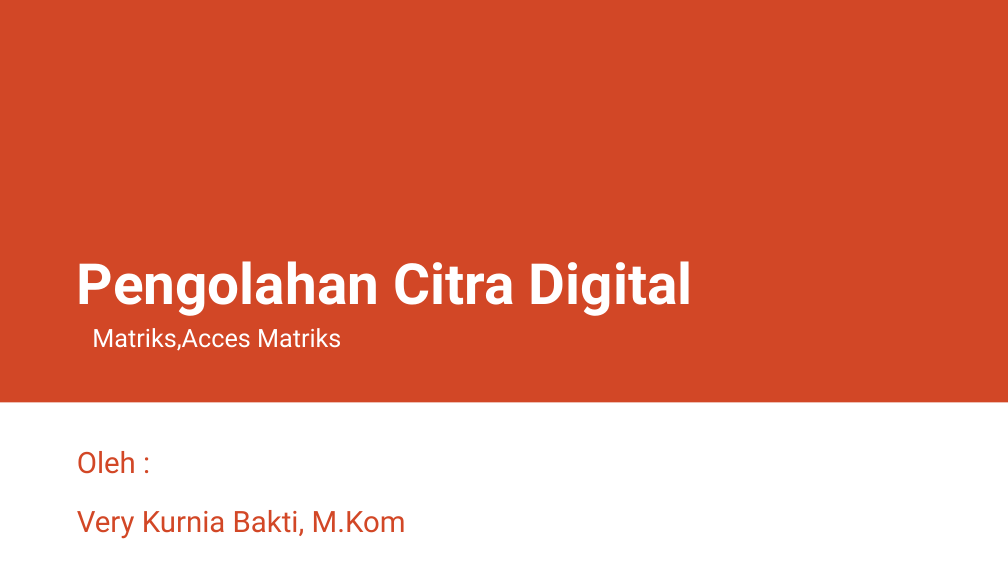
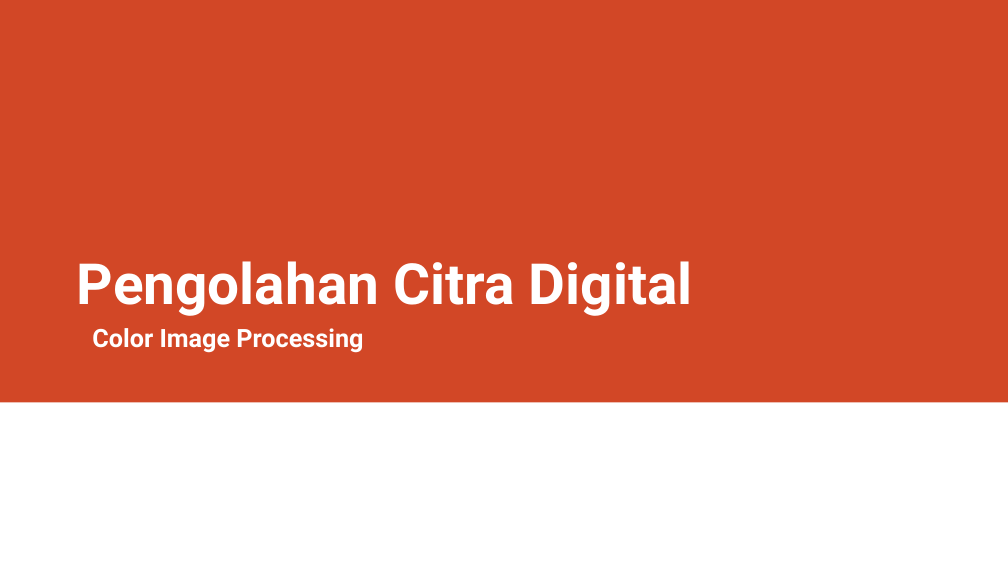
Before and after one commit to rizalarfani/Pengolahan-Citra-Digital-PCD-, a slide deck: slide 1 of Materi/Matriks.pptx. Drawn at 1008x567 pixels with LibreOffice and Linux fonts; fonts in the diff are those of the drawing. Boxes give left, top, right and bottom in pixels: in the first picture for what was removed or moved away, otherwise in the second. Text is boxed around its words. In the diff, an @@ line names an element or a change of style, - is before the commit and + after.

Commit message:
add color image dan latihan color image

```diff
--- a/Materi/Matriks.pptx
+++ b/Materi/Matriks.pptx
@@ text at bbox=[92, 328, 363, 353]: text changed; bold on @@
-Matriks,Acces Matriks
+Color Image Processing
@@ subtitle removed at bbox=[77, 451, 406, 539] @@
-Oleh :
-Very Kurnia Bakti, M.Kom
```
Also in this commit, not shown: 18 slides added, 1 slide removed, 2 other files.
